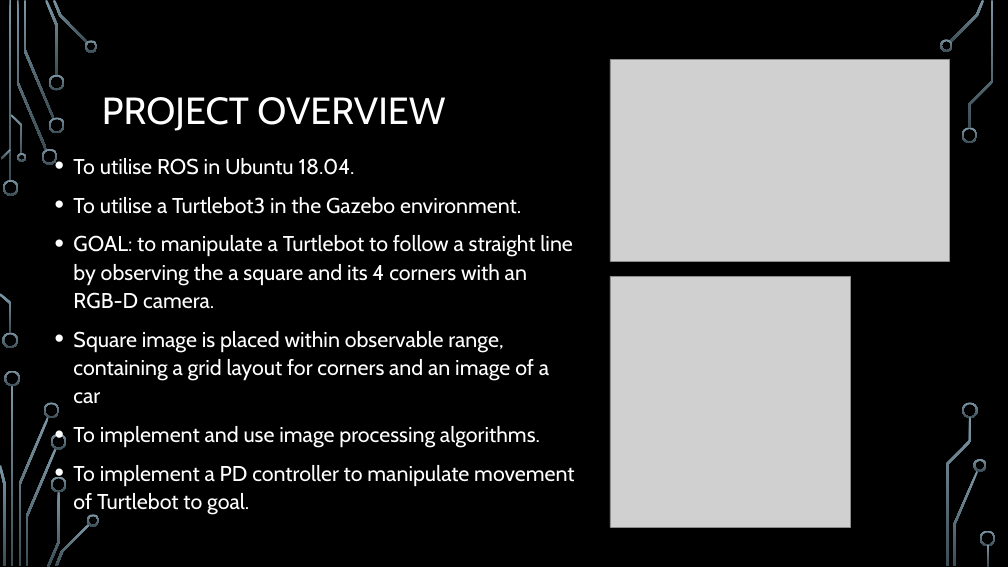
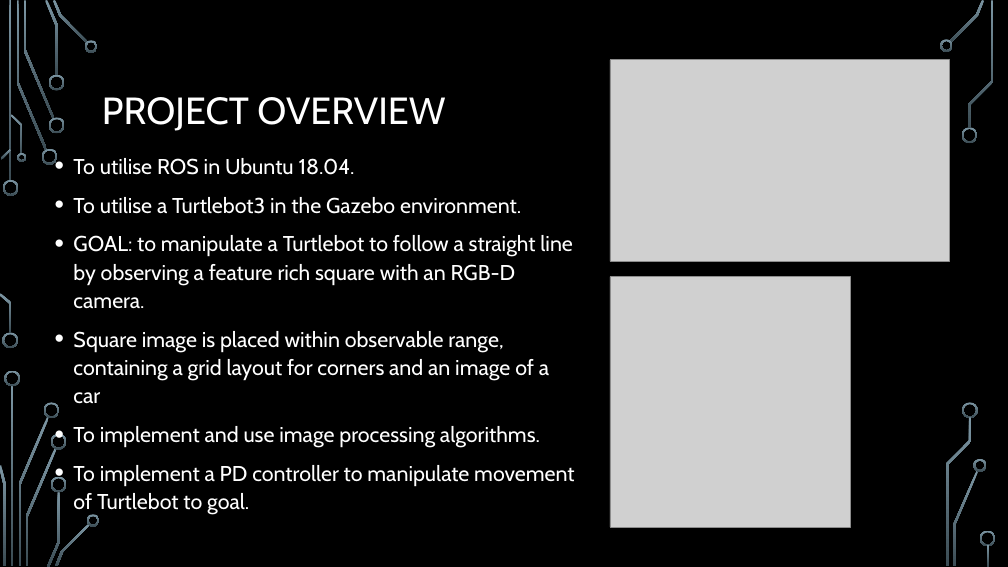
Before and after one commit to Orochi13479/mobileSquareTracker, a slide deck: slide 2 of Presentation Video - Group 6 Project 6.pptx. Drawn at 1008x567 pixels with LibreOffice and Linux fonts; fonts in the diff are those of the drawing; grey boxes stand for pictures; background and template pictures are left out. Boxes give left, top, right and bottom in pixels: in the first picture for what was removed or moved away, otherwise in the second. Text is boxed around its words. In the diff, an @@ line names an element or a change of style, - is before the commit and + after.

Commit message:
changes

```diff
--- a/Presentation Video - Group 6 Project 6.pptx
+++ b/Presentation Video - Group 6 Project 6.pptx
@@ text at [73, 235, 573, 309]: text changed @@
-• GOAL: to manipulate a Turtlebot to follow a straight line by observing the a square and its 4 corners with an RGB-D camera.
+• GOAL: to manipulate a Turtlebot to follow a straight line by observing a feature rich square with an RGB-D camera.
```
